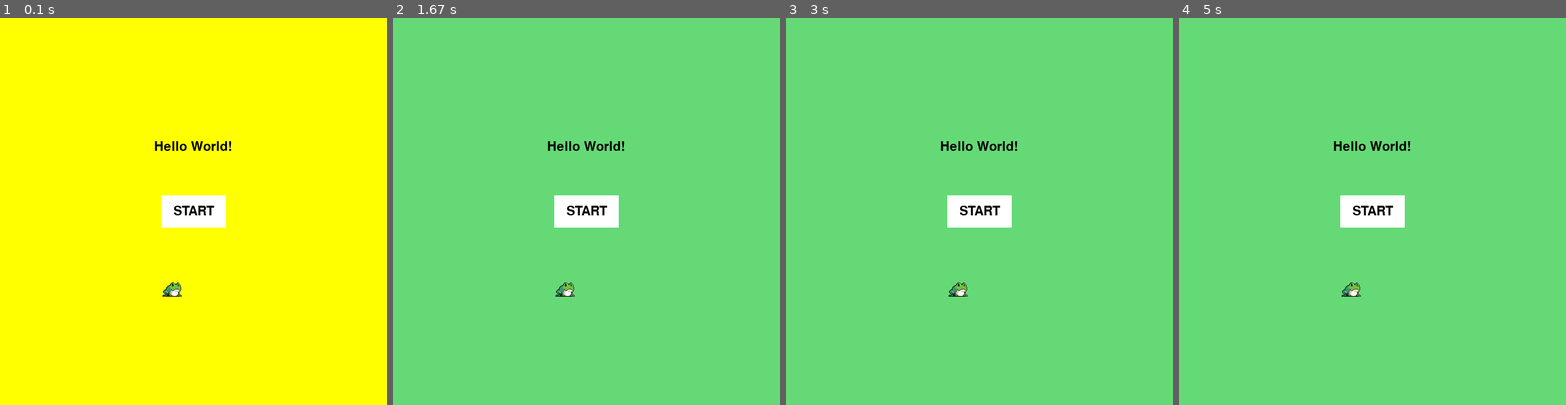
Above: before the commit, frames 1-4 (left to right).
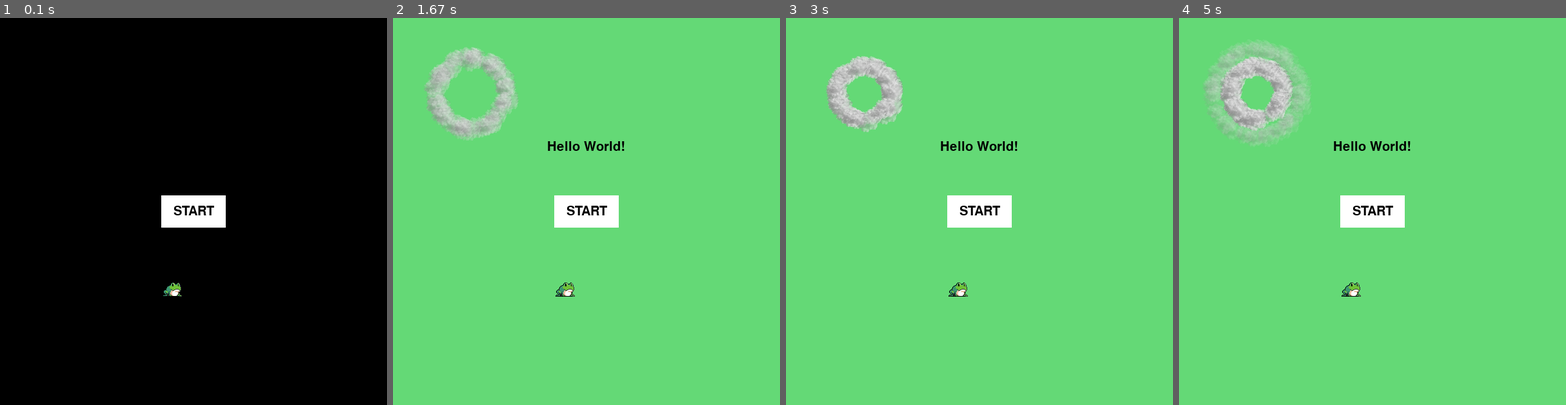
Above: after the commit, the same moments.

Repository: KaL844/pygame-base
Game: pygame game, started from main.py
Two runs of this game, one before a commit and one after it. Both use one fixed random seed, a clock stepped at 60 frames per second and the inputs below.
Inputs:
- Up to frame 1 (0.1 s): no input
- Up to frame 2 (1.67 s): tap E at 0.33 s; click "START" at 0.72 s; tap Space at 1 s; hold E from 1.33 s (still down)
- Up to frame 3 (3 s): release E at 1.8 s; tap E at 2.83 s
- Up to frame 4 (5 s): tap E at 3.23, 3.53, 3.73, 4.07, 4.37, 4.57, 4.87 s

The runs differ from the first frame. In frame 1, 98% of the frame differs, in the area x 0-100%, y 0-100%; in frame 2, 2.9%; in frame 3, 2.3%; in frame 4, 4.6%.

Commit message:
[add] effects

Diff:
--- /dev/null
+++ b/components/effect.py
@@ -0,0 +1,165 @@
+import typing
+import pygame
+import random
+import math
+import utils.utils as utils
+from abc import ABC, abstractmethod
+
+class EffectManager:
+    def __init__(self) -> None:
+        self.effects: typing.List[Effect] = []
+
+    def draw(self, screen: pygame.Surface) -> None:
+        for effect in self.effects:
+            if effect.is_finished(): self.effects.remove(effect)
+            else: effect.draw(screen)
+
+    def add_effect(self, effect: 'Effect') -> None:
+        self.effects.append(effect)
+
+class Effect(ABC):
+    def __init__(self, live_time: float, die_speed: float) -> None:
+        self.particles = []
+        self.live_time = live_time
+        self.die_speed = die_speed
+
+    def draw(self, screen: pygame.surface.Surface) -> None:
+        self.live_time -= self.die_speed
+        if self.live_time > 0:
+            self.spawn_particles()
+        for particle in self.particles:
+            self.update_particle(particle)
+            self.draw_particle(screen, particle)
+            self.delete_particle(particle)
+
+    @abstractmethod
+    def spawn_particles(self):
+        pass
+
+    @abstractmethod
+    def update_particle(self, particle):
+        pass
+
+    @abstractmethod
+    def draw_particle(self, screen: pygame.surface.Surface, particle) -> None:
+        pass
+
+    @abstractmethod
+    def delete_particle(self, particle) -> None:
+        pass
+
+    def is_finished(self) -> bool:
+        return len(self.particles) == 0
+
+class FireworkEffect(Effect):
+    def __init__(self, live_time: float, die_speed: float, x: int, y: int) -> None:
+        super().__init__(live_time, die_speed)
+        self.x = x
+        self.y = y
+        self.spawn_particles()
+
+    def spawn_particles(self):
+        self.particles.append([[self.x, self.y], [random.randint(0, 20) / 10 - 1, -2], random.randint(4, 6)])
+
+    def update_particle(self, particle):
+        particle[0][0] += particle[1][0]
+        particle[0][1] += particle[1][1]
+        particle[2] -= 0.1
+        particle[1][1] += 0.1
+
+    def draw_particle(self, screen: pygame.surface.Surface, particle) -> None:
+        pygame.draw.circle(screen, (255, 255, 255), [int(particle[0][0]), int(particle[0][1])], int(particle[2]))
+
+    def delete_particle(self, particle) -> None:
+        if particle[2] <= 0:
+            self.particles.remove(particle)
+
+class SmokeUpEffect(Effect):
+    class SmokeParticle:
+        IMAGE = pygame.image.load('assets/smoke.png')
+        def __init__(self, x=0, y=0) -> None:
+            self.x = x
+            self.y = y
+            self.scale_k = 0.1
+            self.img = utils.scale(SmokeUpEffect.SmokeParticle.IMAGE, self.scale_k)
+            self.alpha = 255
+            self.alpha_rate = 3
+            self.alive = True
+            self.vx = 0
+            self.vy = (4 + random.randint(7, 10) / 10) * -1
+            self.k = 0.04 * random.random() * random.choice([-1, 1])
+
+    def __init__(self, live_time: float, die_speed: float, x: int, y: int) -> None:
+        super().__init__(live_time, die_speed)
+        self.particles: typing.List[SmokeUpEffect.SmokeParticle] = []
+        self.x = x
+        self.y = y
+        self.spawn_particles()
+
+    def spawn_particles(self):
+        self.particles.append(SmokeUpEffect.SmokeParticle(self.x, self.y))
+
+    def update_particle(self, particle: SmokeParticle):
+        particle.x += particle.vx
+        particle.vx += particle.k
+        particle.y -= particle.vy
+        particle.vy *= 0.99
+        particle.scale_k += 0.005
+        particle.alpha -= particle.alpha_rate
+        if particle.alpha < 0:
+            particle.alpha = 0
+            particle.alive = False
+        particle.alpha_rate -= 0.1
+        if particle.alpha_rate < 1.5:
+            particle.alpha_rate = 1.5
+        particle.img = utils.scale(SmokeUpEffect.SmokeParticle.IMAGE, particle.scale_k)
+        particle.img.set_alpha(particle.alpha)
+
+
+    def draw_particle(self, screen: pygame.surface.Surface, particle: SmokeParticle) -> None:
+        screen.blit(particle.img, particle.img.get_rect(center=(particle.x, particle.y)))
+
+    def delete_particle(self, particle: SmokeParticle) -> None:
+        if not particle.alive:
+            self.particles.remove(particle)
+
+class SmokeCircleEffect(Effect):
+    class SmokeParticle:
+        IMAGE = pygame.image.load('assets/smoke.png')
+        def __init__(self, x: int, y: int, radian: float, radius: int) -> None:
+            self.radian = random.uniform(radian - 0.3, radian + 0.3)
+            dx = int(radius * math.cos(self.radian))
+            dy = -1 * int(radius * math.sin(self.radian))
+            self.x = x + dx
+            self.y = y + dy
+            self.v = 0
+            self.a = 0.1
+            self.alpha = 180
+            self.alpha_a = 6
+            self.img = utils.scale(SmokeCircleEffect.SmokeParticle.IMAGE, random.uniform(0.15, 0.25))
+
+    def __init__(self, live_time: float) -> None:
+        super().__init__(live_time, live_time / 4)
+        self.radius = 40
+        self.x = 100
+        self.y = 100
+        self.num_of_particals = 20
+        self.spawn_particles()
+
+    def spawn_particles(self):
+        for i in range(self.num_of_particals):
+            self.particles.append(SmokeCircleEffect.SmokeParticle(self.x, self.y, i * 360/self.num_of_particals * math.pi / 180, self.radius))
+
+    def update_particle(self, particle: SmokeParticle):
+        particle.x += (particle.v * math.cos(particle.radian))
+        particle.y += (particle.v * math.sin(particle.radian) * -1)
+        particle.v += particle.a
+        particle.alpha -= particle.alpha_a
+        particle.img.set_alpha(particle.alpha if particle.alpha > 0 else 0)
+
+    def draw_particle(self, screen: pygame.surface.Surface, particle: SmokeParticle) -> None:
+        screen.blit(particle.img, (particle.x, particle.y))
+
+    def delete_particle(self, particle: SmokeParticle) -> None:
+        if particle.alpha <= 0:
+            self.particles.remove(particle)
--- a/components/scene.py
+++ b/components/scene.py
@@ -2,6 +2,7 @@
 import typing
 import random
 from components.widget import Button, Label, Animation
+from components.effect import EffectManager, FireworkEffect, SmokeUpEffect, SmokeCircleEffect
 from utils.constants import Align, EventType
 
 class Scene:
@@ -61,6 +62,7 @@
         super().__init__()
 
         self.scene_manager = scene_manager
+        self.effect_manager = EffectManager()
         self.background_color = color
         self.start_btn = Button(x=300, y=300, width=100, height=50, anchor=Align.Mid_Center, text="START", pressed_color=(150, 150, 150))
         self.start_btn.add_event_listener(EventType.Mouse_Touch_End, self.on_start_click)
@@ -73,6 +75,7 @@
         self.label.draw(screen)
         self.start_btn.draw(screen)
         self.animation.draw(screen)
+        self.effect_manager.draw(screen)
 
     def handle_event(self, event: pygame.event.Event) -> None:
         if event.type != pygame.KEYDOWN: return
@@ -82,6 +85,12 @@
         if keys[pygame.K_SPACE]:
             self.scene_manager.pop()
             self.scene_manager.push(ExampleScene(self.scene_manager, (random.randint(0, 256), random.randint(0, 256), random.randint(0, 256))))
+        elif keys[pygame.K_e]:
+            # self.effect_manager.add_effect(FireworkEffect(10, 0.1, pygame.mouse.get_pos()[0], pygame.mouse.get_pos()[1]))
+            # self.effect_manager.add_effect(SmokeEffect(5, 0.1, pygame.mouse.get_pos()[0], pygame.mouse.get_pos()[1]))
+            self.effect_manager.add_effect(SmokeCircleEffect(4))
+            pass
+
 
     def on_start_click(self, _: dict) -> None:
         self.animation.run(0.2)
--- a/main.py
+++ b/main.py
@@ -19,7 +19,7 @@
     running = True
     clock = pygame.time.Clock()
 
-    game_scene = scene.ExampleScene(scene_manager, (255, 255, 0))
+    game_scene = scene.ExampleScene(scene_manager, (0, 0, 0))
     scene_manager.push(game_scene)
 
     while not scene_manager.isEmpty() and running:
--- a/utils/utils.py
+++ b/utils/utils.py
@@ -1,5 +1,10 @@
 from utils.constants import Align
 from typing import Tuple
+import pygame
 
 def align(x: int, y: int, width: int, height: int, anchor: Align) -> Tuple[int, int]:
     return x - width / 2  * anchor.value[0], y - height / 2 * anchor.value[1]
+
+def scale(img: pygame.Surface, factor: float) -> pygame.Surface:
+    w, h = img.get_width() * factor, img.get_height() * factor
+    return pygame.transform.scale(img, (int(w), int(h)))
Binary file added: assets/smoke.png
